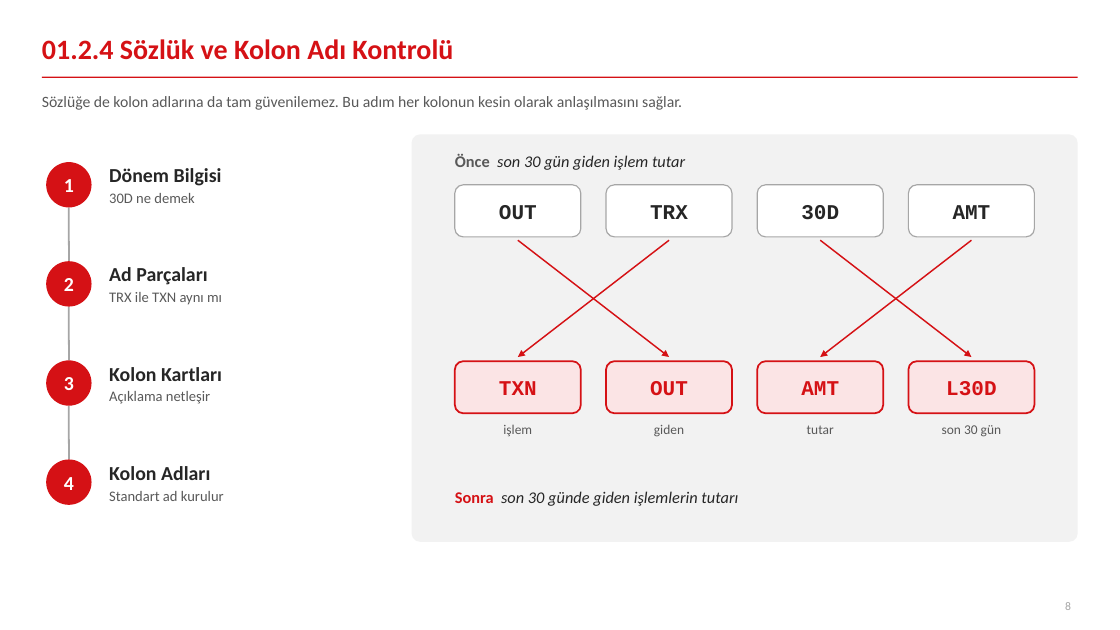
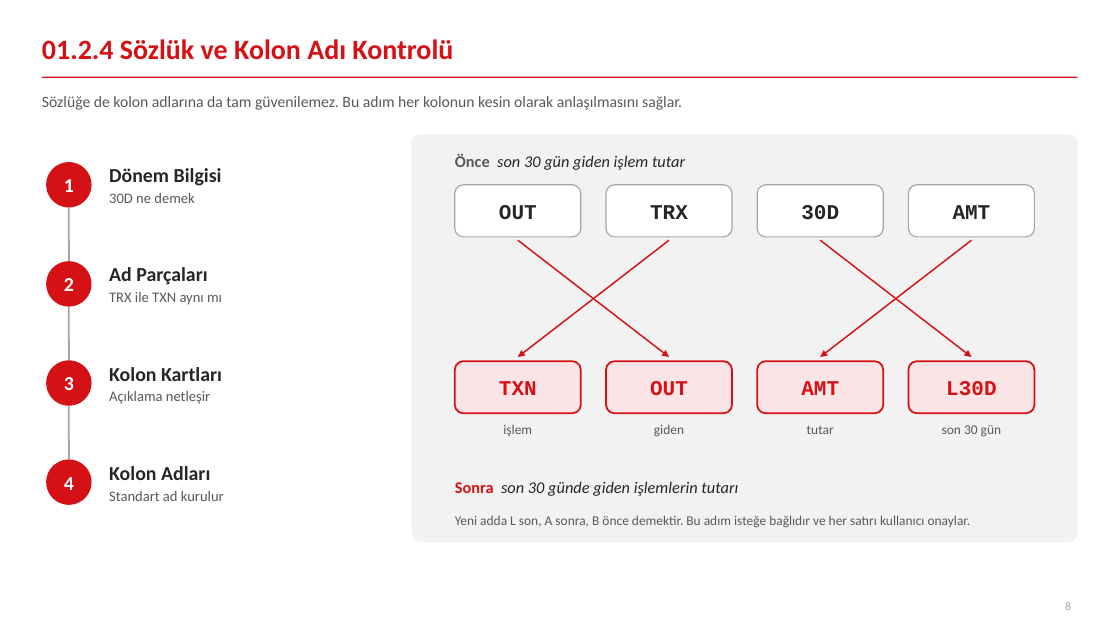
Before and after one commit to canmergen/amp, a slide deck: slide 8 of analitik_modelleme_platformu_GUNCEL/sunum/Platform_Sunum_Sade.pptx. Drawn at 1120x630 pixels with LibreOffice and Linux fonts; fonts in the diff are those of the drawing. Boxes give left, top, right and bottom in pixels: in the first picture for what was removed or moved away, otherwise in the second. Text is boxed around its words. In the diff, an @@ line names an element or a change of style, - is before the commit and + after.

```diff
--- a/analitik_modelleme_platformu_GUNCEL/sunum/Platform_Sunum_Sade.pptx
+++ b/analitik_modelleme_platformu_GUNCEL/sunum/Platform_Sunum_Sade.pptx
@@ text "Sonra son 30 günde giden ...": place and size @@
-text "Sonra son 30 günde giden ..." at (455,491,738,506)
+text "Sonra son 30 günde giden ..." at (455,481,738,496)
@@ text added at (455,515,971,528), 11.5 pt, text #595959 @@
+Yeni adda L son, A sonra, B önce demektir. Bu adım isteğe bağlıdır ve her satırı kullanıcı onaylar.
```
Also in this commit, not shown: 10 other slides changed, 1 other file.
